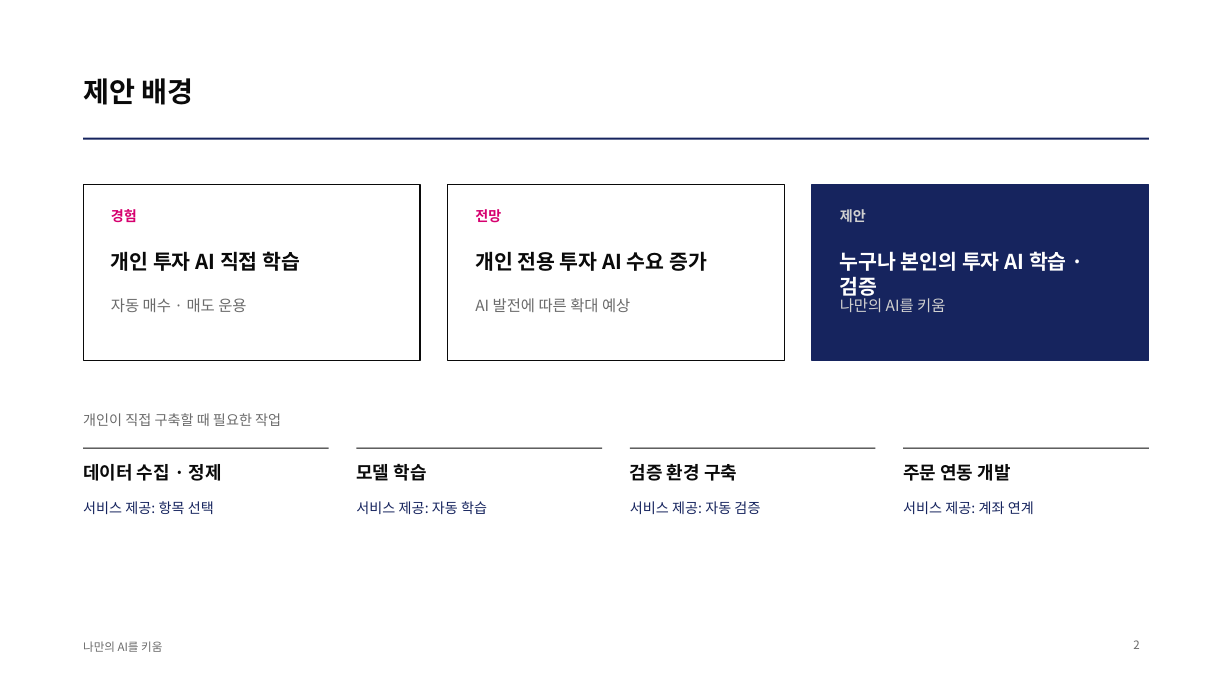
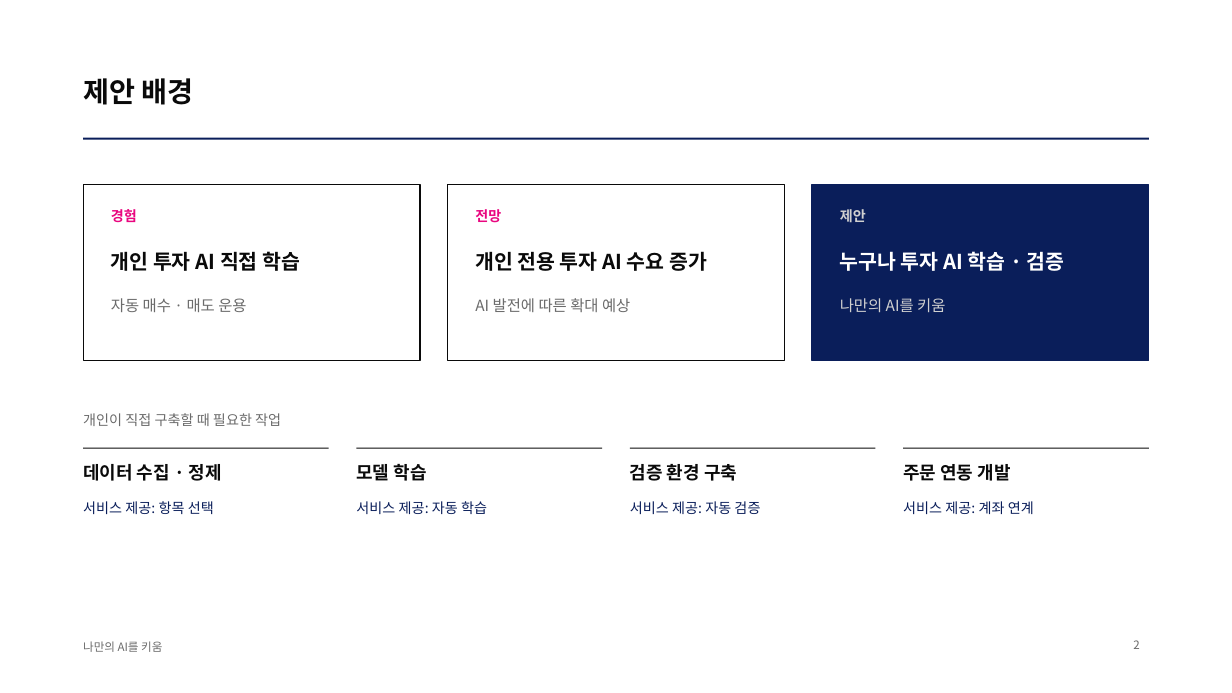
Before and after one commit to kjhoeakjy/why-kw, a slide deck: slide 2 of docs/deck/WhyKiwoom_AI_FACTORY.pptx. Drawn at 1232x693 pixels with LibreOffice and Linux fonts; fonts in the diff are those of the drawing; background and template pictures are left out. Boxes give left, top, right and bottom in pixels: in the first picture for what was removed or moved away, otherwise in the second. Text is boxed around its words. In the diff, an @@ line names an element or a change of style, - is before the commit and + after.

```diff
--- a/docs/deck/WhyKiwoom_AI_FACTORY.pptx
+++ b/docs/deck/WhyKiwoom_AI_FACTORY.pptx
@@ text "경험" at <box>111,209,137,222</box>: text colour #D6006F to #E9067F @@
@@ text "전망" at <box>475,209,501,223</box>: text colour #D6006F to #E9067F @@
@@ rectangle at <box>812,185,1149,360</box>: fill #16245E to #0A1E5A; outline #16245E 1 pt to #0A1E5A 1 pt @@
@@ text at <box>840,251,1065,271</box>: text changed @@
-누구나 본인의 투자 AI 학습 · 검증
+누구나 투자 AI 학습 · 검증
```
Also in this commit, not shown: 5 other slides changed, 11 other files.
